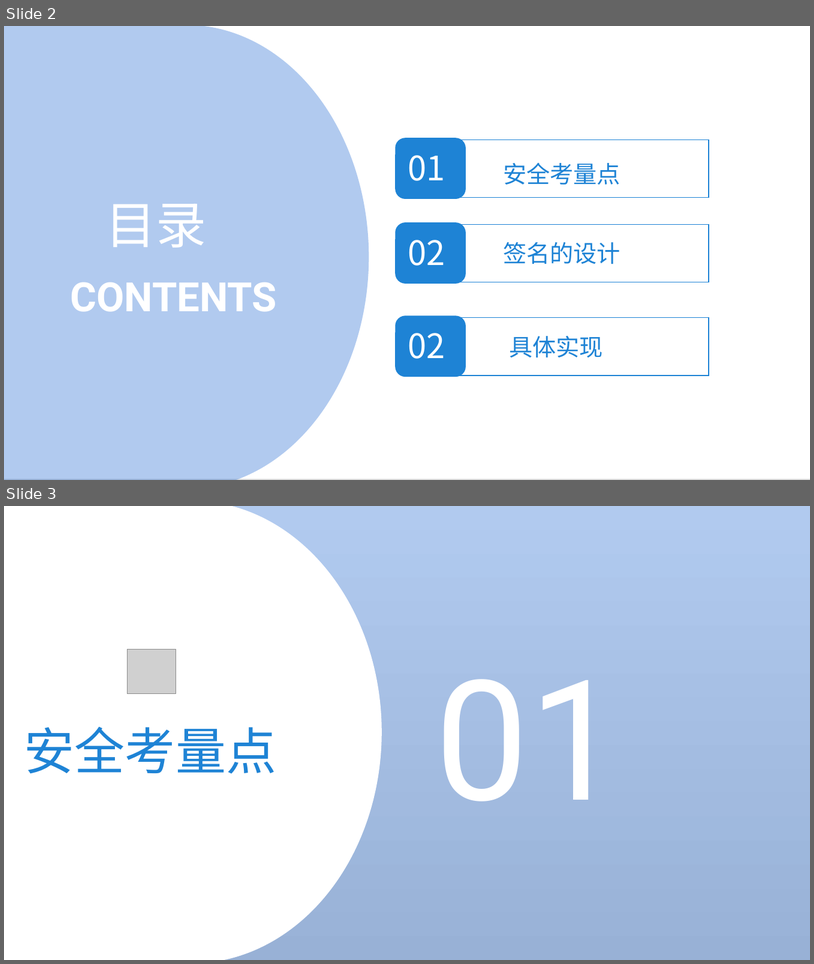
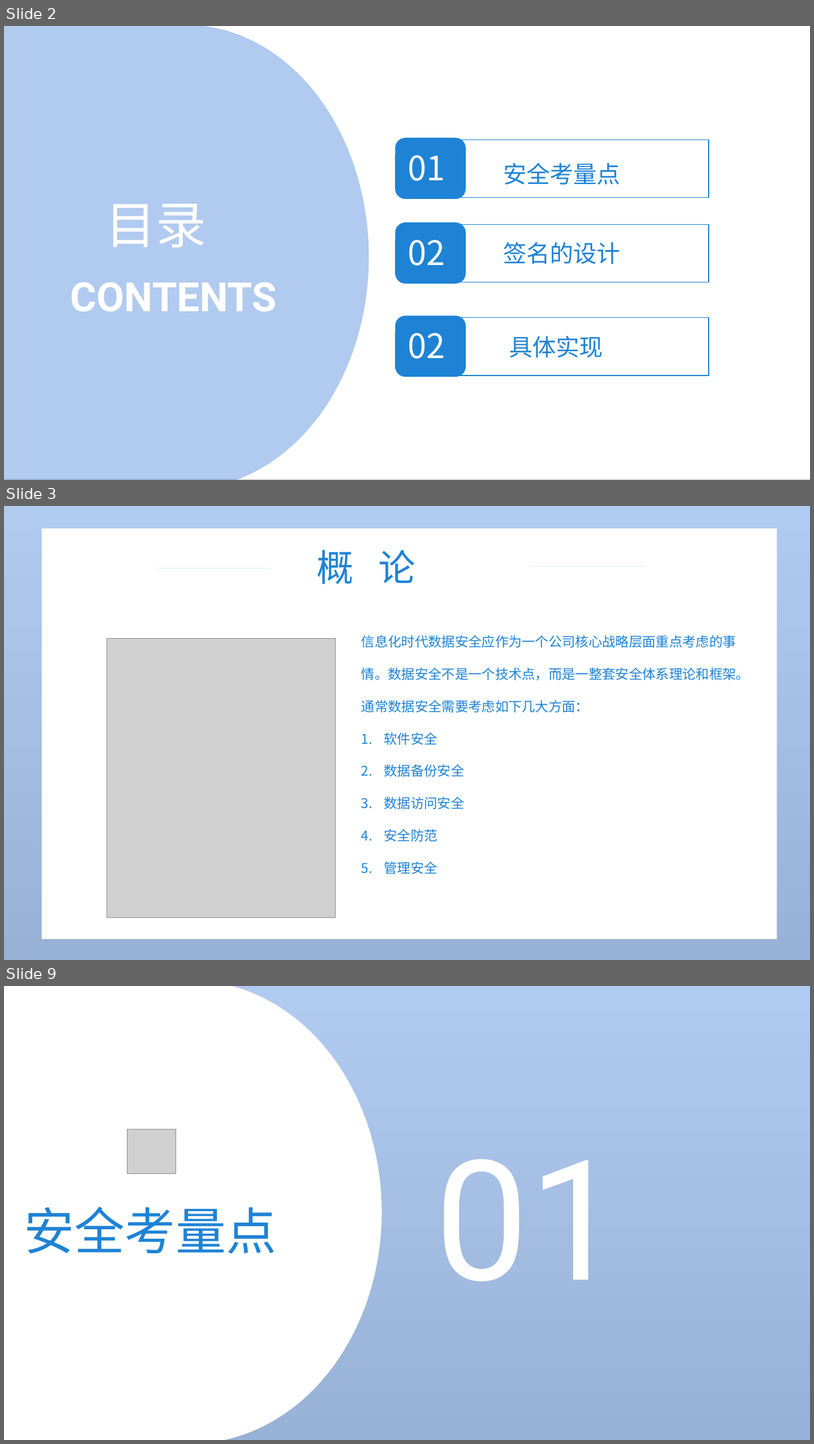
Before and after one commit to taylor840326/blog-vault, a slide deck: _posts/2023/08/开放接口API安全性.pptx. Shown one above the other, each under a label of ours: slides 2 and 3 before the commit, slides 2, 3 and 9 after it; the slides between them are not shown. The pictures are 814x964 and 814x1444 pixels, drawn with LibreOffice and Linux fonts; fonts in the diff are those of the drawing; grey boxes stand for pictures; background and template pictures are left out. Boxes give left, top, right and bottom in pixels: in the first picture for what was removed or moved away, otherwise in the second. Text is boxed around its words. In the diff, an @@ line names an element or a change of style, - is before the commit and + after.

Commit message:
更新接口安全ppt

```diff
--- a/_posts/2023/08/开放接口API安全性.pptx
+++ b/_posts/2023/08/开放接口API安全性.pptx
@@ slide 3 added at [4,506,810,960], background picture (left out); not listed: 1 template element that a slide beside it also shows @@
@@ rectangle added at [42,528,777,939], fill #FFFFFF @@
@@ text added at [317,550,416,584], 44 pt, text #1E83D5 @@
+概 论
@@ line added from (157, 568) to (270, 568), #1E83D5 0.5 pt @@
@@ line added from (644, 567) to (530, 567), #1E83D5 0.5 pt @@
@@ picture added at [107,639,336,918] @@
@@ text added at [362,635,750,874], 16 pt, text #1E83D5 @@
+信息化时代数据安全应作为一个公司核心战略层面重点考虑的事情。数据安全不是一个技术点，而是一整套安全体系理论和框架。
+通常数据安全需要考虑如下几大方面：
+1. 软件安全
+2. 数据备份安全
+3. 数据访问安全
+4. 安全防范
+5. 管理安全
@@ what was slide 3 is now slide 9 @@
```
Also in this commit, not shown: 2 slides changed, 5 other slides added.
